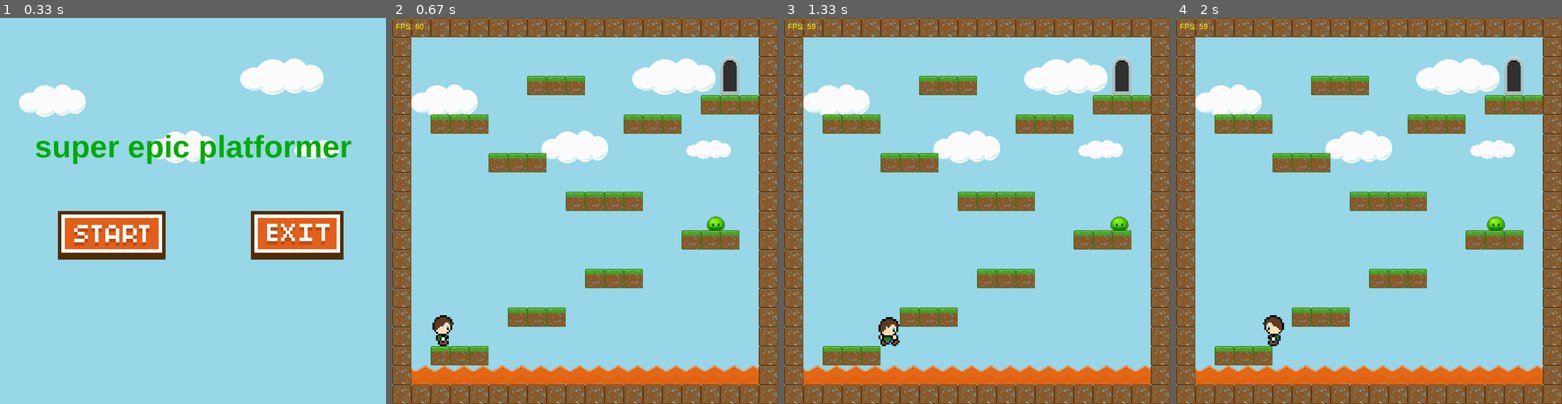
Above: before the commit, frames 1-4 (left to right).
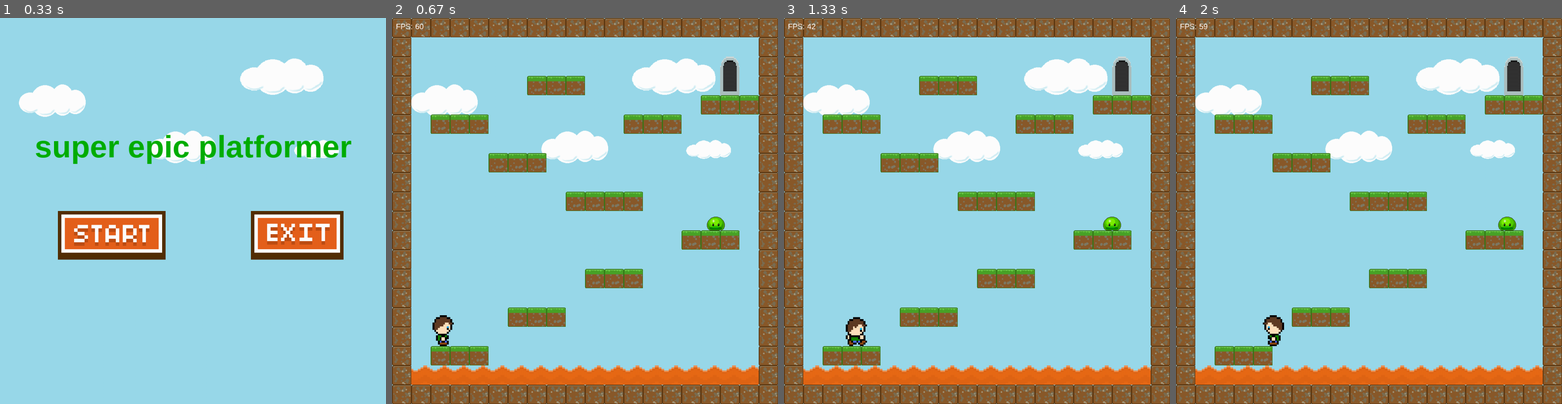
Above: after the commit, the same moments.

Repository: victorahansen-dev/pygame_spill_Victor
Game: pygame game, started from main.py
The game is run twice, just before and just after one commit, with the same random seed, the same clock (stepped at 60 frames per second) and the same inputs.
Inputs (mouse positions are in pixels of both pictures, inside the frame that each line leads up to):
- Up to frame 1 (0.33 s): no input
- Up to frame 2 (0.67 s): click (503, 234) at 0.38 s
- Up to frame 3 (1.33 s): hold Esc 0.67-1.13 s; hold Right 0.67-1.13 s; move the mouse to (977, 238) at 0.7 s; hold Esc from 1.17 s (still down); hold Right from 1.17 s (still down)
- Up to frame 4 (2 s): release Esc at 1.63 s; release Right at 1.63 s; tap A at 1.67 s

Frame 1 is identical in both runs. In frame 2, less than 0.1% of the frame differs, in the area x 1-9%, y 1-3%; in frame 3, 0.9%, in the area x 1-90%, y 1-85%; in frame 4, 0.3%.

Commit message:
laget pause meny

Diff:
--- a/main.py
+++ b/main.py
@@ -21,6 +21,11 @@
 
 menu = True
 
+game_paused = False
+
+pause_font = pygame.font.SysFont('Arial', 60, bold=True)
+pause_text = pause_font.render('GAME PAUSED; press esc to continue', True, (0, 175, 100))
+
 # load images
 bg_img = pygame.image.load('assets/img/sky.png').convert()
 
@@ -32,9 +37,7 @@
 
 door_img = pygame.image.load('assets/img/door.png').convert_alpha()
 
-sand_img = pygame.image.load('assets/img/tile_sand.png').convert_alpha()
-
-stone_img = pygame.image.load('assets/img/tile_stone.png').convert_alpha()
+
 
 # clickable button class
 class Button():
@@ -188,10 +191,12 @@
 class World():
     def __init__(self, data):
         self.tile_list = []
-        # load tile images
         lava_img = pygame.image.load('assets/img/lava.png').convert_alpha()
         dirt_img = pygame.image.load('assets/img/tile_dirt.png').convert_alpha()
         grass_img = pygame.image.load('assets/img/tile_grass.png').convert_alpha()
+        sand_img = pygame.image.load('assets/img/tile_sand.png').convert_alpha()
+        stone_img = pygame.image.load('assets/img/tile_stone.png').convert_alpha()
+        metal_img = pygame.image.load('assets/img/tile_metal.png').convert_alpha()
 
         # loop through grid and place tiles/objects based on their number
         row_count = 0
@@ -199,8 +204,8 @@
             col_count = 0
             for tile in row:
                 if tile == 1:
-                    lava = Lava(col_count * tile_size, row_count * tile_size)
-                    lava_group.add(lava)
+                    lava_img = Lava(col_count * tile_size, row_count * tile_size)
+                    lava_group.add(lava_img)
                 if tile == 2:
                     img = pygame.transform.scale(dirt_img, (tile_size, tile_size))
                     img_rect = img.get_rect()
@@ -235,6 +240,13 @@
                     self.tile_list.append(tile)
                 if tile == 7:
                     img = pygame.transform.scale(stone_img, (tile_size, tile_size))
+                    img_rect = img.get_rect()
+                    img_rect.x = col_count * tile_size
+                    img_rect.y = row_count * tile_size
+                    tile = (img, img_rect)
+                    self.tile_list.append(tile)
+                if tile == 8:
+                    img = pygame.transform.scale(metal_img, (tile_size, tile_size))
                     img_rect = img.get_rect()
                     img_rect.x = col_count * tile_size
                     img_rect.y = row_count * tile_size
@@ -331,11 +343,9 @@
     [6, 0, 0, 0, 0, 0, 0, 0, 0, 0, 0, 0, 0, 0, 0, 0, 0, 0, 0, 6],
     [6, 6, 6, 6, 6, 6, 6, 1, 1, 1, 1, 1, 1, 6, 6, 6, 6, 6, 6, 6],
     [6, 6, 6, 6, 6, 6, 6, 6, 6, 6, 6, 6, 6, 6, 6, 6, 6, 6, 6, 6],
-
     ],
     # level 3
-[
-
+    [
     [7, 7, 7, 7, 7, 7, 7, 7, 7, 7, 7, 7, 7, 7, 7, 7, 7, 7, 7, 7],
     [7, 0, 0, 0, 0, 0, 0, 0, 0, 0, 0, 0, 0, 0, 0, 0, 0, 0, 0, 7],
     [7, 0, 0, 0, 0, 0, 0, 0, 0, 0, 0, 0, 0, 0, 0, 0, 0, 0, 0, 7],
@@ -356,8 +366,9 @@
     [7, 0, 0, 0, 7, 7, 0, 0, 0, 0, 0, 0, 0, 0, 0, 0, 0, 0, 0, 7],
     [7, 0, 0, 0, 0, 0, 0, 0, 0, 0, 0, 0, 0, 0, 0, 0, 0, 0, 0, 7],
     [7, 7, 7, 7, 7, 7, 7, 7, 7, 7, 7, 7, 7, 7, 7, 7, 7, 7, 7, 7]
-
-]
+    ],
+    # level 4
+
 
 ]
 
@@ -384,7 +395,7 @@
 start_button = Button(screen_width // 2 - 350, screen_height // 2, start_img)
 exit_button = Button(screen_width // 2 + 150, screen_height // 2, exit_img)
 
-# resets current level, used when the player dies
+# goes to the next level when the player reaches the exit door
 def next_level():
     global level, world, game_over
     level += 1
@@ -393,7 +404,7 @@
     world = reset_level(level)
     game_over = 0
 
-# goes to the next level when the player reaches the exit door
+# resets current level, used when the player dies
 def restart_current():
     global world, game_over
     world = reset_level(level)
@@ -413,7 +424,6 @@
         startMenu_font = pygame.font.SysFont('Arial', 80, bold=True)
         startMenu_text = startMenu_font.render('super epic platformer', True, (0, 175, 0))
         screen.blit(startMenu_text, (screen_width // 2 - startMenu_text.get_width() // 2,
-
                                 screen_height // 3  - startMenu_text.get_height() // 2))
 
     else:
@@ -439,9 +449,7 @@
             death_font = pygame.font.SysFont('Arial', 60, bold=True)
             death_text = death_font.render('You died! D: Try again?', True, (0, 175, 100))
             screen.blit(death_text, (screen_width // 2 - death_text.get_width() // 2,
-
                                      screen_height // 2 - death_text.get_height() // 2))
-
             if restart_button.draw():
                 restart_current()
         # win screen
@@ -452,18 +460,39 @@
                                     screen_height // 2 - win_text.get_height() // 2))
             if restart_button.draw():
                 next_level()
-        # FPS counter
+
+    # FPS counter (AI coded, only for troubleshooting)
         fps_font = pygame.font.SysFont('Arial', 20)
-        fps_text = fps_font.render(f'FPS: {int(clock.get_fps())}', True, (255, 255, 0))
+        fps_text = fps_font.render(f'FPS: {int(clock.get_fps())}', True, (255, 255, 255))
         screen.blit(fps_text, (10, 10))
+
+    #pause menu (partially AI coded)
+        if game_paused:
+                pause_font = pygame.font.SysFont('Arial', 60, bold=True)
+                pause_text = pause_font.render('GAME PAUSED; press esc to continue', True, (0, 175, 100))
+                screen.blit(pause_text, (screen_width // 2 - pause_text.get_width() // 2,
+                                        screen_height // 2 - pause_text.get_height() // 2))
+        pygame.display.update()
+        while game_paused:
+            clock.tick(fps)
+            for event in pygame.event.get():
+                if event.type == pygame.QUIT:
+                    pygame.quit()
+                    sys.exit()
+                if event.type == pygame.KEYDOWN:
+                    if event.key == pygame.K_ESCAPE:
+                        game_paused = False
+
     # handle events
     for event in pygame.event.get():
         if event.type == pygame.QUIT:
-            run = False
+         run = False
         if event.type == pygame.KEYDOWN:
             if event.key == pygame.K_r and game_over == -1:
                 restart_current()
             if event.key == pygame.K_r and game_over == 1:
                 next_level()
+            if event.key == pygame.K_ESCAPE:
+                game_paused = not game_paused  # toggle pause
     pygame.display.update()
 pygame.quit()
